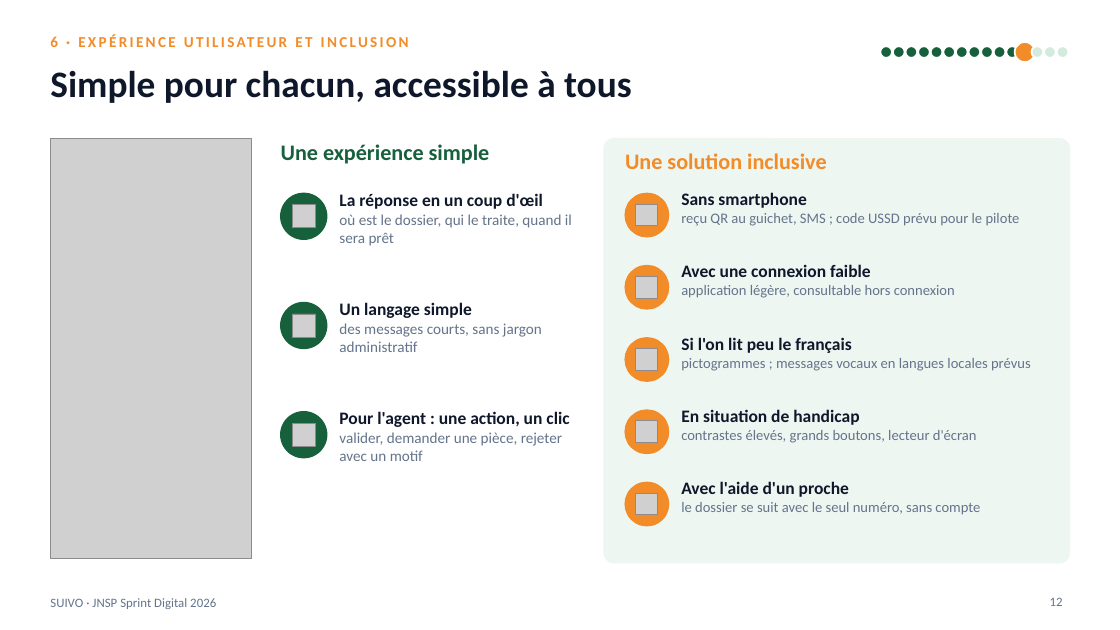
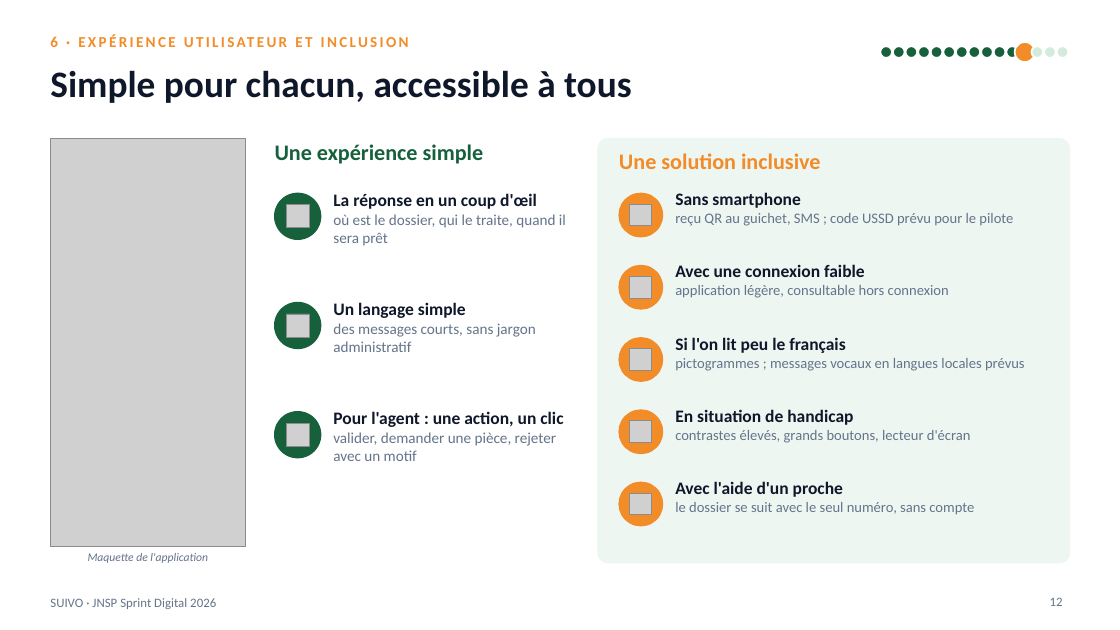
Before and after one commit to karl94/blog, a slide deck: slide 12 of jnsp-sprint-digital/08-pitch-deck/SUIVO-pitch-illustre.pptx. Drawn at 1120x630 pixels with LibreOffice and Linux fonts; fonts in the diff are those of the drawing; grey boxes stand for pictures. Boxes give left, top, right and bottom in pixels: in the first picture for what was removed or moved away, otherwise in the second. Text is boxed around its words. In the diff, an @@ line names an element or a change of style, - is before the commit and + after.

```diff
--- a/jnsp-sprint-digital/08-pitch-deck/SUIVO-pitch-illustre.pptx
+++ b/jnsp-sprint-digital/08-pitch-deck/SUIVO-pitch-illustre.pptx
@@ picture: place and size @@
-picture at (50, 139, 251, 559)
+picture at (50, 139, 245, 546)
@@ rounded rectangle: place and size @@
-rounded rectangle at (604, 139, 1070, 563)
+rounded rectangle at (598, 139, 1070, 563)
@@ text "Une solution inclusive": place and size @@
-text "Une solution inclusive" at (625, 153, 827, 169)
+text "Une solution inclusive" at (619, 153, 821, 169)
@@ text "Sans smartphone": place and size @@
-text "Sans smartphone" at (681, 192, 1020, 226)
+text "Sans smartphone" at (675, 192, 1013, 226)
@@ text "Avec une connexion faible": place and size @@
-text "Avec une connexion faible" at (681, 264, 955, 298)
+text "Avec une connexion faible" at (675, 264, 949, 298)
@@ text "Si l'on lit peu le ...": place and size @@
-text "Si l'on lit peu le ..." at (681, 337, 1031, 371)
+text "Si l'on lit peu le ..." at (675, 337, 1025, 371)
@@ 8 pictures, 8 ellipses, 4 texts: place and size @@
-8 pictures, 8 ellipses, 4 texts at (281, 144, 669, 526)
+8 pictures, 8 ellipses, 4 texts at (275, 144, 663, 526)
@@ text "En situation de handicap": place and size @@
-text "En situation de handicap" at (681, 409, 977, 443)
+text "En situation de handicap" at (675, 409, 971, 443)
@@ text "Avec l'aide d'un proche": place and size @@
-text "Avec l'aide d'un proche" at (681, 481, 980, 515)
+text "Avec l'aide d'un proche" at (675, 481, 974, 515)
@@ text added at (88, 553, 208, 563), 10 pt, text #64748B, italic @@
+Maquette de l'application
```
Also in this commit, not shown: 4 other slides changed, 3 other files.
